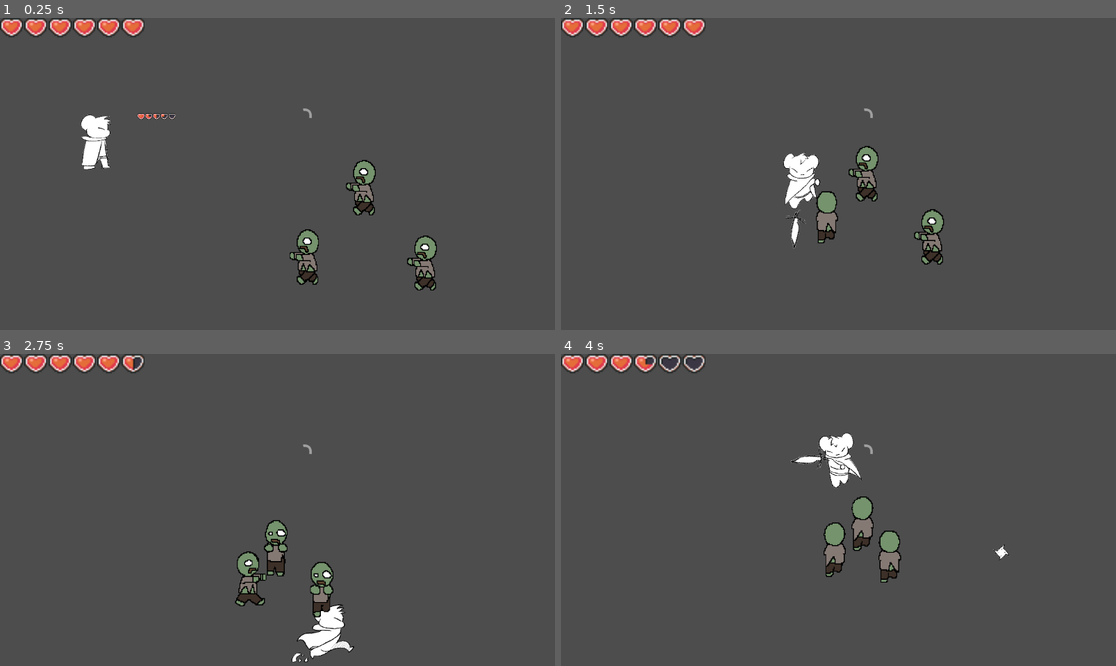
Above: before the commit, frames 1-4 (two rows, left to right).
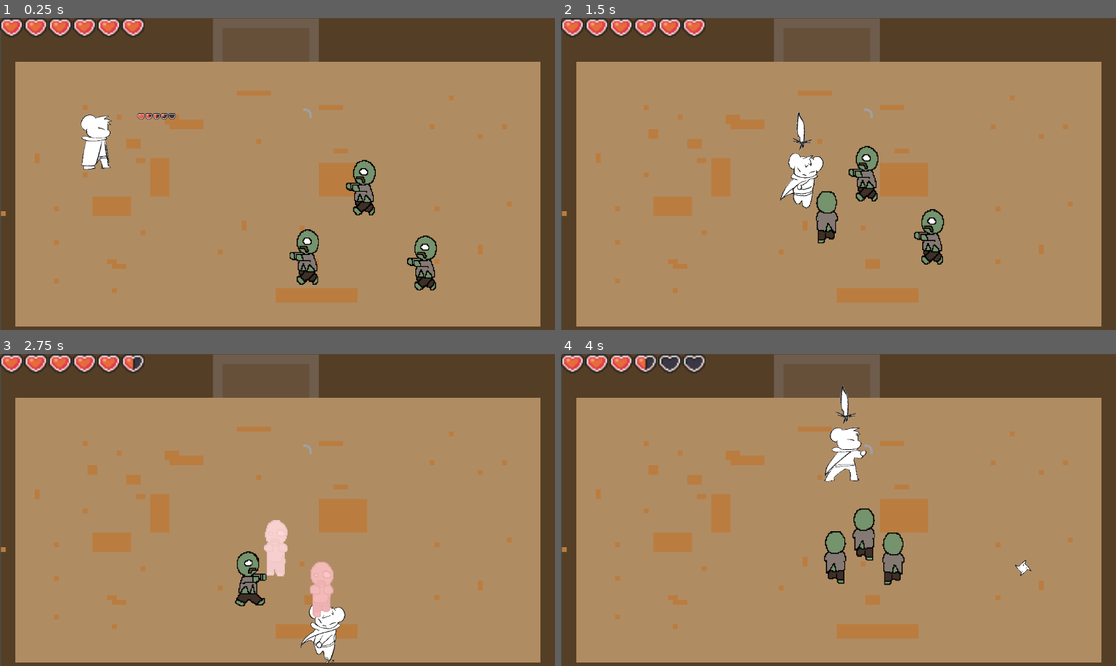
Above: after the commit, the same moments.

Repository: bcorrigall/ratknight
Game: Godot game, scene res://main.tscn
The game is run twice, just before and just after one commit, with the same random seed, the same clock (stepped at 60 frames per second) and the same inputs. The engine's default icon, where the game draws it, is replaced by a stand-in: a white triangle on a blue panel in a dark square.
Inputs (mouse positions are in pixels of both pictures, inside the frame that each line leads up to):
- Up to frame 1 (0.25 s): no input
- Up to frame 2 (1.5 s): move the mouse to (960, 158) at 0.52 s; hold Right (move_right) 0.53-1.28 s; hold K (attack_spin) 0.53-1.28 s; move the mouse to (727, 189) at 1.27 s; hold S (move_down) from 1.28 s (still down); tap J (attack_light) at 1.35 s
- Up to frame 3 (2.75 s): tap K (attack_spin) at 1.55 s; move the mouse to (333, 441) at 2.02 s; release S (move_down) at 2.03 s; hold Right (move_right) from 2.03 s (still down); hold K (attack_spin) from 2.03 s (still down)
- Up to frame 4 (4 s): move the mouse to (810, 572) at 2.77 s; release Right (move_right) at 2.78 s; release K (attack_spin) at 2.78 s; hold Up (move_up) 2.78-3.53 s; tap Shift (dash) at 2.85 s; tap K (attack_spin) at 3.05, 3.8 s; move the mouse to (1005, 556) at 3.52 s; press the mouse at (1005, 556) at 3.53 s; hold A (move_left) from 3.53 s (still down)

The runs differ from the first frame. In frame 1, 96% of the frame differs, in the area x 0-100%, y 0-100%; in frame 2, 96%; in frame 3, 98%; in frame 4, 98%.

Commit message:
sword attack fixed

Diff:
--- a/Attack.tscn
+++ b/Attack.tscn
@@ -8,9 +8,9 @@
 [node name="Attack" type="Node2D"]
 script = ExtResource("1_3benm")
 
-[node name="AttackArea" type="Area2D" parent="."]
+[node name="Area2D" type="Area2D" parent="."]
 
-[node name="CollisionShape2D" type="CollisionShape2D" parent="AttackArea"]
+[node name="CollisionShape2D" type="CollisionShape2D" parent="Area2D"]
 shape = SubResource("CircleShape2D_6k2cw")
 
 [node name="Sprite2D" type="Sprite2D" parent="."]
@@ -20,7 +20,7 @@
 
 [node name="Timer" type="Timer" parent="."]
 
-[connection signal="area_entered" from="AttackArea" to="." method="_on_area_2d_area_entered"]
-[connection signal="area_shape_entered" from="AttackArea" to="." method="_on_area_2d_area_shape_entered"]
-[connection signal="body_entered" from="AttackArea" to="." method="_on_area_2d_body_entered"]
+[connection signal="area_entered" from="Area2D" to="." method="_on_area_2d_area_entered"]
+[connection signal="area_shape_entered" from="Area2D" to="." method="_on_area_2d_area_shape_entered"]
+[connection signal="body_entered" from="Area2D" to="." method="_on_area_2d_body_entered"]
 [connection signal="timeout" from="Timer" to="." method="_on_timer_timeout"]
--- a/enemy.gd
+++ b/enemy.gd
@@ -69,11 +69,11 @@
 
 
 func _on_hurt_box_area_entered(area):
-	if !area.name.match("AttackArea") :return
-	#if area==:return
-	print(area)
-	print("enemy get hit")
-	get_damage()
+	if(area.name.find("sword")):
+		get_damage()
+	elif !area.name.match("AttackArea") :
+		return
+
 
 func get_damage():
 	effects.play("gethurt")
--- a/main.tscn
+++ b/main.tscn
@@ -28,7 +28,6 @@
 script = ExtResource("1_kb2s1")
 
 [node name="ColorRect" type="ColorRect" parent="."]
-visible = false
 offset_left = 3.0
 offset_top = -2.0
 offset_right = 1153.0
@@ -42,7 +41,6 @@
 [node name="TileMap" type="TileMap" parent="."]
 editor_description = "work
 "
-visible = false
 position = Vector2(2, 1)
 tile_set = SubResource("TileSet_bbco1")
 format = 2
--- a/playerMovement.gd
+++ b/playerMovement.gd
@@ -84,7 +84,7 @@
 			velocity.y -= 1
 
 		print(attack_direction)
-		if attack_direction > -45 and attack_direction <= 45:
+		if (attack_direction > -45 and attack_direction <= 45):
 			$playerSprites.animation = "attack_side"
 			$playerSprites.flip_h = false
 		elif attack_direction > 45 and attack_direction <= 135:
@@ -163,9 +163,13 @@
 		weapon.disable()
 
 func attack_spin():
-	animations.play("attackSpin")
-	await animations.animation_finished
-	weapon.disable()
+	if(!attacking):
+		attacking = true
+		$AttackTimeout.start(attack_cooldown)
+		animations.play("attackSpin")
+		attack_direction = 90
+		await animations.animation_finished
+		weapon.disable()
 
 
 func _on_area_2d_body_entered(body):
Not shown: 1 places in weapon.tscn that only renumber resources
